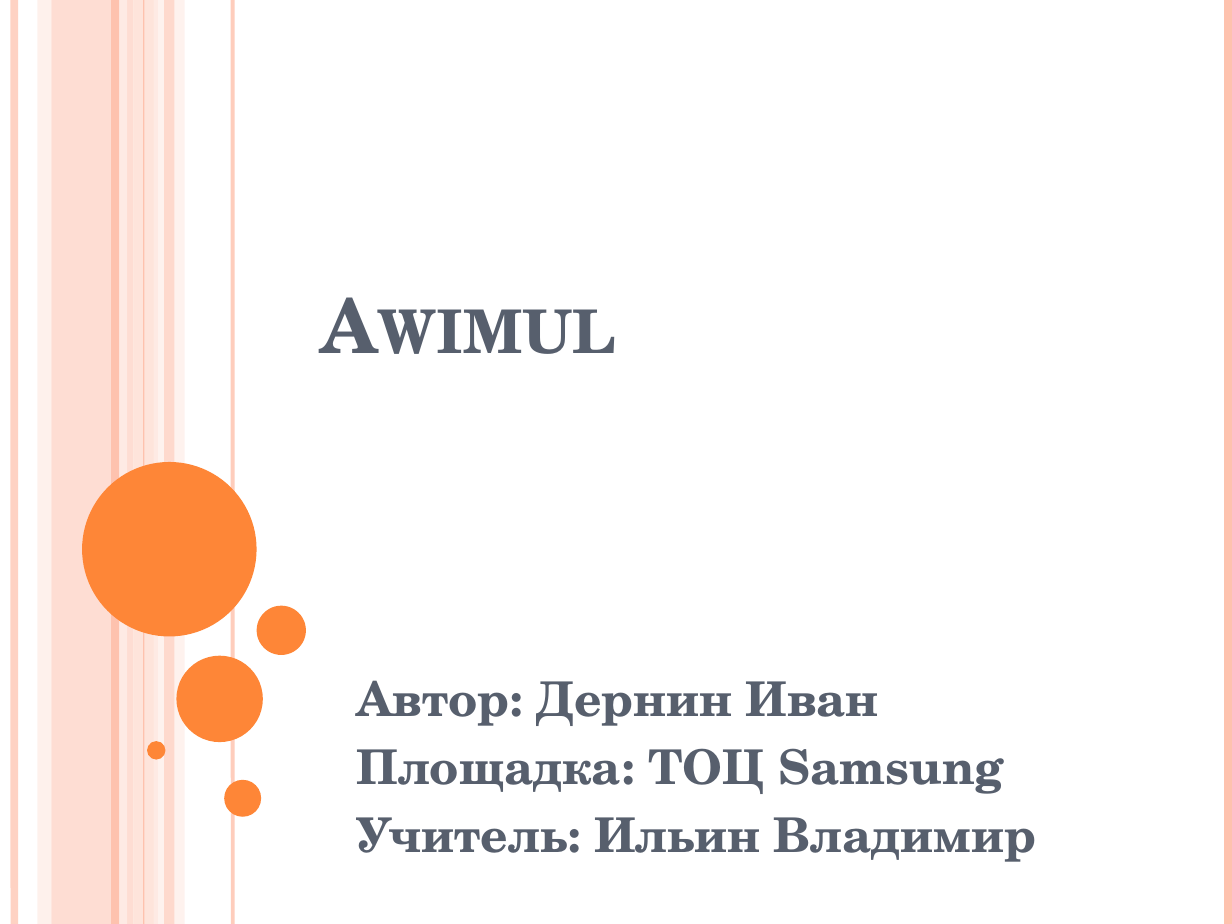
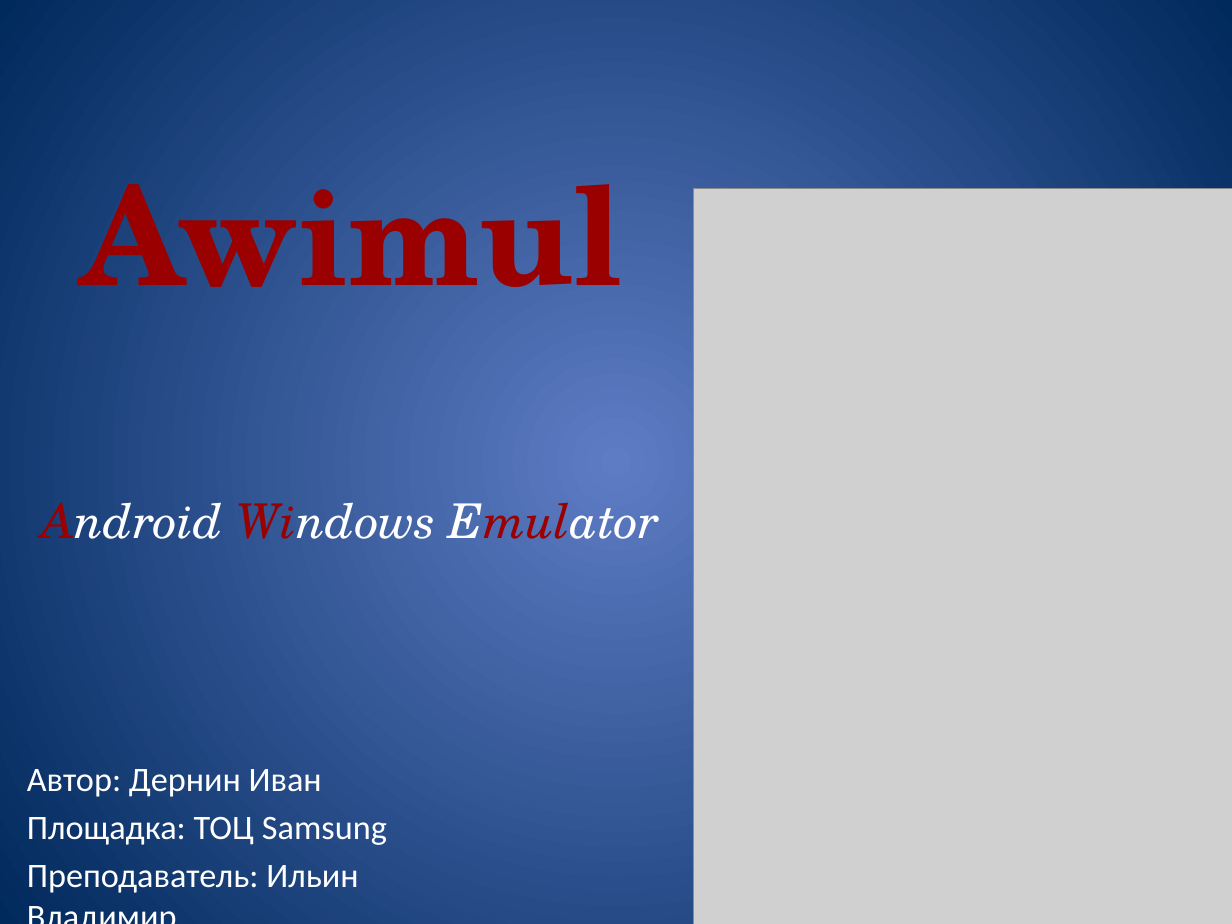
Before and after one commit to 1vanyk1/Awimul, a slide deck: slide 1 of Awimul.pptx. Drawn at 1232x924 pixels with LibreOffice and Linux fonts; fonts in the diff are those of the drawing; grey boxes stand for pictures. Boxes give left, top, right and bottom in pixels: in the first picture for what was removed or moved away, otherwise in the second. Text is boxed around its words. In the diff, an @@ line names an element or a change of style, - is before the commit and + after.

Commit message:
Version Alpha 0.3.5.1: 1. Better Windows symlinks creation; 2. Fixed some crashes; 3. Other fixes

```diff
--- a/Awimul.pptx
+++ b/Awimul.pptx
@@ background #FFFFFF to gradient #5E7CC5 to #00295C @@
@@ line removed from (15, 0) to (15, 924) @@
@@ rectangle removed at (37, 0, 51, 924) @@
@@ rectangle removed at (52, 0, 134, 924) @@
@@ line removed from (115, 0) to (115, 924) @@
@@ line removed from (123, 0) to (123, 924) @@
@@ rectangle removed at (133, 0, 158, 924) @@
@@ line removed from (144, 0) to (144, 924) @@
@@ rectangle removed at (154, 0, 185, 924) @@
@@ rectangle removed at (164, 0, 174, 924) @@
@@ line removed from (233, 0) to (233, 924) @@
@@ line removed from (1228, 0) to (1228, 924) @@
@@ title "Awimul": place and size @@
-title "Awimul" at (308, 249, 655, 375)
+title "Awimul" at (80, 184, 622, 287)
@@ title "Awimul" at (80, 184, 622, 287): size 44 to 80 pt, text colour #575F6D to #9A0000, small capitals off; vertical alignment bottom to middle @@
@@ picture added at (694, 188, 1232, 924) @@
@@ ellipse removed at (83, 462, 257, 637) @@
@@ text added at (41, 502, 660, 539), 28 pt, text #FFFFFF, italic @@
+Android Windows Emulator
@@ ellipse removed at (256, 606, 306, 655) @@
@@ ellipse removed at (176, 655, 262, 742) @@
@@ ellipse removed at (147, 742, 165, 760) @@
@@ subtitle "Автор: Дернин Иван": place and size @@
-subtitle "Автор: Дернин Иван" at (356, 680, 1036, 862)
+subtitle "Автор: Дернин Иван" at (27, 769, 387, 893)
@@ subtitle at (27, 769, 387, 845): size 28 to 20 pt, font TeX Gyre Schola to Calibri, text colour #575F6D to #FFFFFF, bold off in "Автор: Дернин Иван", "Площадка: ТОЦ Samsung"; less space between paragraphs @@
@@ ellipse removed at (224, 780, 261, 817) @@
@@ subtitle at (27, 865, 358, 893): text changed; size 28 to 20 pt; font TeX Gyre Schola to Calibri; text colour #575F6D to #FFFFFF; bold off @@
-Учитель: Ильин Владимир
+Преподаватель: Ильин Владимир
```
Also in this commit, not shown: 8 other slides changed, 4 slides added, 2 slides removed, 1 other file.
